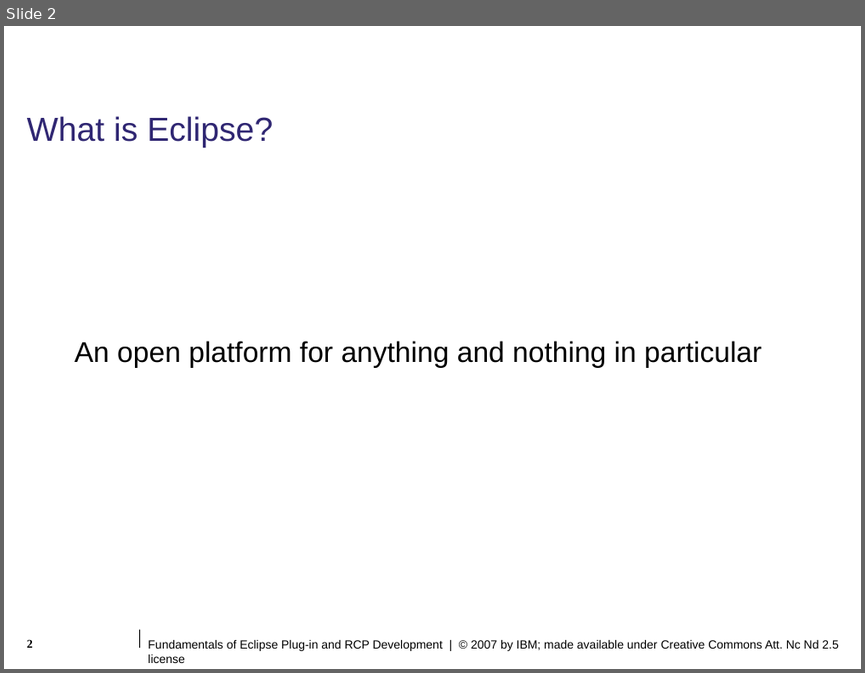
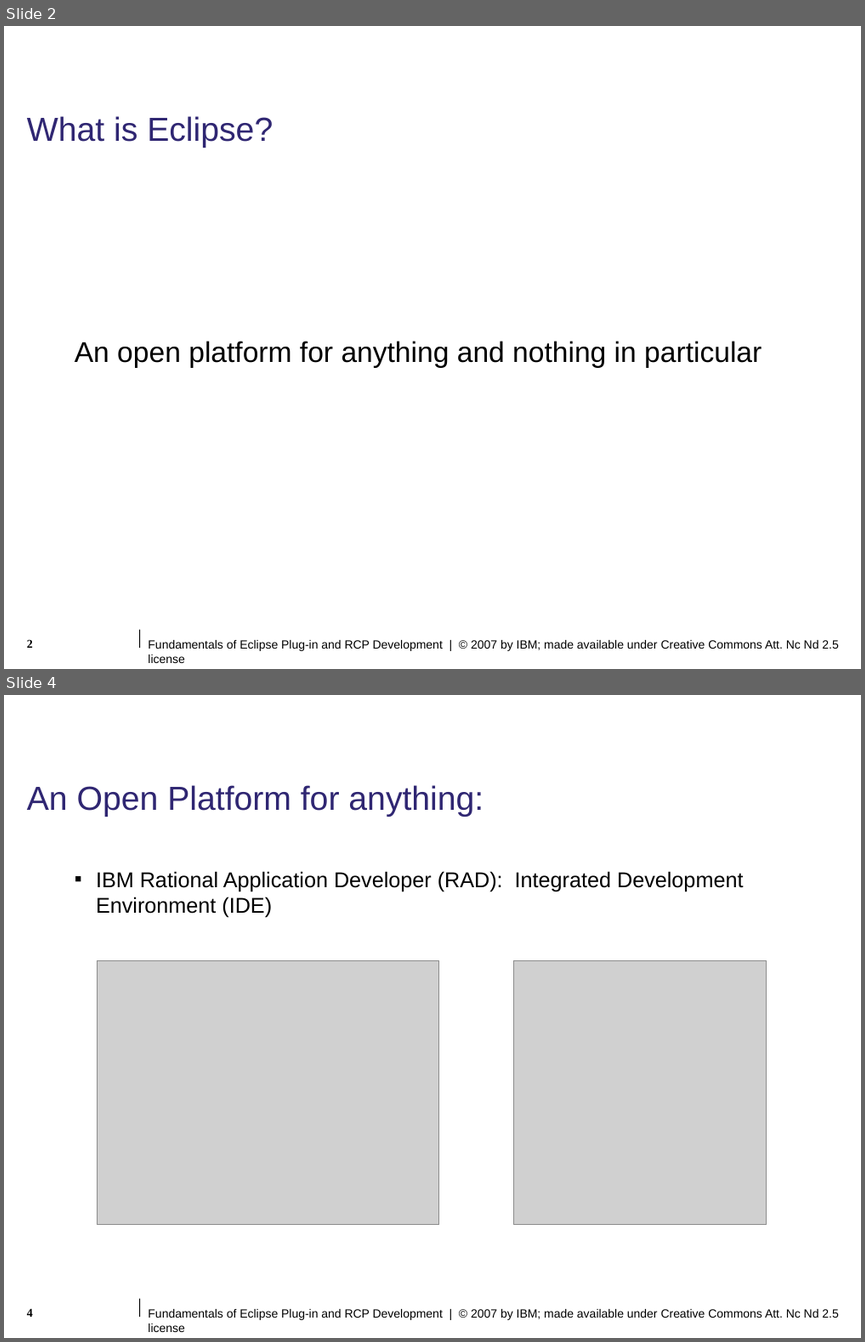
Before and after one commit to lukangping/eclipse.pde.incubator, a slide deck: presentations/eclipse-con/2007/slides/Fundamentals_of_Plugin_and_RCP_Development.ppt. Shown one above the other, each under a label of ours: slide 2 before the commit, slides 2 and 4 after it; the slides between them are not shown. The pictures are 865x673 and 865x1342 pixels, drawn with LibreOffice and Linux fonts; fonts in the diff are those of the drawing; grey boxes stand for pictures; background and template pictures are left out. Boxes give left, top, right and bottom in pixels: in the first picture for what was removed or moved away, otherwise in the second. Text is boxed around its words. In the diff, an @@ line names an element or a change of style, - is before the commit and + after.

Commit message:
Add images:  2007-02-14 14-50

```diff
--- a/presentations/eclipse-con/2007/slides/Fundamentals_of_Plugin_and_RCP_Development.ppt
+++ b/presentations/eclipse-con/2007/slides/Fundamentals_of_Plugin_and_RCP_Development.ppt
@@ slide 4 added at [4, 695, 861, 1338], background #FFFFFF; not listed: 2 template elements that a slide beside it also shows @@
@@ title added at [27, 785, 483, 817], 28 pt, text #2F2672 @@
+An Open Platform for anything:
@@ text added at [96, 871, 743, 918], 18 pt, text #000000 @@
+▪ IBM Rational Application Developer (RAD): Integrated Development Environment (IDE)
@@ picture added at [98, 960, 439, 1225] @@
@@ picture added at [514, 960, 766, 1225] @@
@@ page number added at [27, 1308, 33, 1316], 10 pt, text #000000, bold @@
+4
```
Also in this commit, not shown: 3 slides changed, 1 other slide added.
